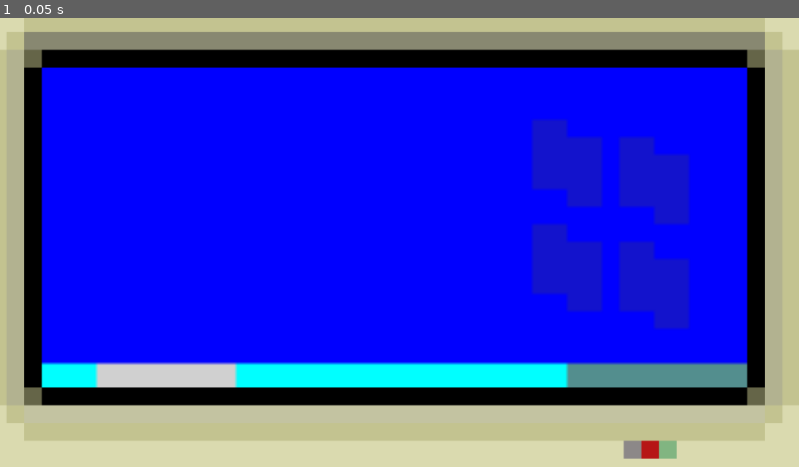
Above: before the commit, frame 1.
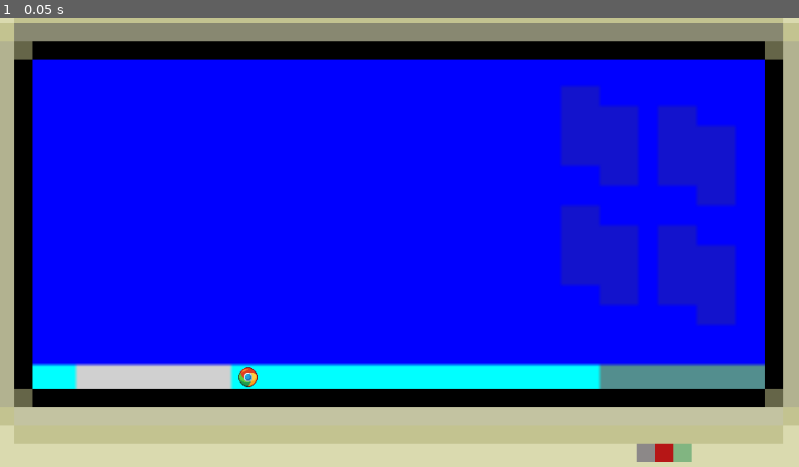
Above: after the commit, the same moment.

Repository: matheus3074/Jogo-Godot
Game: Godot game, scene res://main.tscn
The game is run twice, just before and just after one commit, with the same random seed, the same clock (stepped at 60 frames per second) and the same inputs. The project has no main scene, so this scene is started directly.
Inputs:
- Up to frame 1 (0.05 s): no input

The runs differ from the first frame. In frame 1, 23% of the frame differs, in the area x 0-100%, y 0-99%.
Error after the commit: Cannot call method 'connect' on a null value. (res://prefabs/bordas.tscn::GDScript_gy42k:5)

Commit message:
Add files via upload
Adicionado o botão do chrome porém não configurado

Diff:
--- a/invest-programer/prefabs/bordas.tscn
+++ b/invest-programer/prefabs/bordas.tscn
@@ -1,23 +1,74 @@
-[gd_scene load_steps=3 format=3 uid="uid://drxnvwfuefhsb"]
+[gd_scene load_steps=6 format=3 uid="uid://drxnvwfuefhsb"]
 
 [ext_resource type="Texture2D" uid="uid://b72lh7chqfq8g" path="res://assets/Screen/AreaDeTrabalho.PNG" id="1_p3drt"]
 [ext_resource type="Texture2D" uid="uid://ngwtyepijufk" path="res://assets/Screen/IMG_1208.PNG" id="1_pshor"]
+[ext_resource type="Texture2D" uid="uid://k8eq1kn47gdy" path="res://assets/APPs/Google Chrome.png" id="2_dtuat"]
+[ext_resource type="Texture2D" uid="uid://ck62gqy1k8yrr" path="res://assets/Screen/IMG_1244.PNG" id="3_xq0vp"]
+
+[sub_resource type="GDScript" id="GDScript_gy42k"]
+script/source = "extends Node2D
+
+# Função chamada ao iniciar a cena
+func _ready() -> void:
+	if $TextureRect2/BrowserButton.connect(\"pressed\", Callable(self, \"_on_browser_button_pressed\")):
+		$TextureRect2/BrowserButton.disconnect(\"pressed\", Callable(self, \"_on_browser_button_pressed\"))
+	# Conectar o botão para abrir o navegador
+	$TextureRect2/BrowserButton.connect(\"pressed\", Callable(self, \"_on_browser_button_pressed\"))
+	# Certifica-se de que o TextureRect do navegador está invisível ao início
+	$Browser.visible = false  # Substitua pelo nome correto do seu TextureRect
+
+# Função chamada quando o botão do navegador é pressionado
+func _on_browser_button_pressed() -> void:
+	print(\"Botão pressionado!\")
+	# Torna o TextureRect do navegador visível
+	$Browser.visible = true
+
+	# Se desejar, você pode esconder outros elementos da borda
+	$TextureRect2.visible = false  # Substitua pelo nome correto do nó que você deseja esconder
+
+# Função para fechar o navegador e retornar à área de trabalho
+func _on_close_browser_pressed() -> void:
+	$Browser.visible = false
+	$TextureRect2.visible = true  # Reexibe os elementos da borda
+
+# Chamada a cada frame. 'delta' é o tempo decorrido desde o frame anterior.
+func _process(_delta: float) -> void:
+	pass
+"
 
 [node name="bordas" type="Node2D"]
+script = SubResource("GDScript_gy42k")
 
-[node name="TextureRect2" type="TextureRect" parent="."]
-offset_left = -872.0
-offset_top = -422.0
-offset_right = 1816.0
-offset_bottom = 918.0
+[node name="Browser" type="TextureRect" parent="."]
+visible = false
+offset_left = 38.0
+offset_top = 48.0
+offset_right = 927.0
+offset_bottom = 418.0
+texture = ExtResource("3_xq0vp")
+
+[node name="AreaDeTrabalho" type="TextureRect" parent="."]
+offset_left = -2.0
+offset_top = -14.0
+offset_right = 977.0
+offset_bottom = 465.0
 texture = ExtResource("1_p3drt")
-expand_mode = 3
-stretch_mode = 5
 
-[node name="TextureRect" type="TextureRect" parent="."]
-offset_left = -204.0
-offset_top = -90.0
-offset_right = 1152.0
-offset_bottom = 594.0
+[node name="BrowserButton" type="Button" parent="AreaDeTrabalho"]
+layout_mode = 0
+offset_left = 287.0
+offset_top = 433.0
+offset_right = 415.0
+offset_bottom = 561.0
+scale = Vector2(0.2, 0.2)
+icon = ExtResource("2_dtuat")
+flat = true
+
+[node name="BordaComp" type="TextureRect" parent="."]
+offset_left = -92.0
+offset_top = -81.0
+offset_right = 1052.0
+offset_bottom = 600.0
 texture = ExtResource("1_pshor")
-expand_mode = 1
+
+[connection signal="pressed" from="AreaDeTrabalho/BrowserButton" to="." method="_on_browser_button_pressed"]
Binary file changed: invest-programer/assets/Screen/AreaDeTrabalho.PNG
Binary file changed: invest-programer/assets/Screen/IMG_1208.PNG
Binary file changed: invest-programer/assets/Screen/IMG_1210.PNG
Binary file changed: invest-programer/assets/Screen/IMG_1243.PNG
Binary file changed: invest-programer/assets/Screen/IMG_1244.PNG
